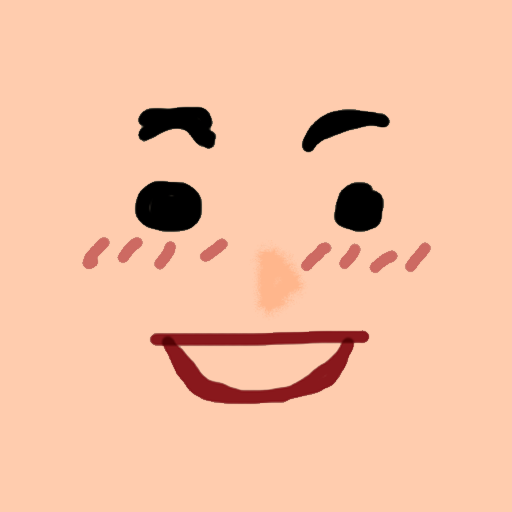
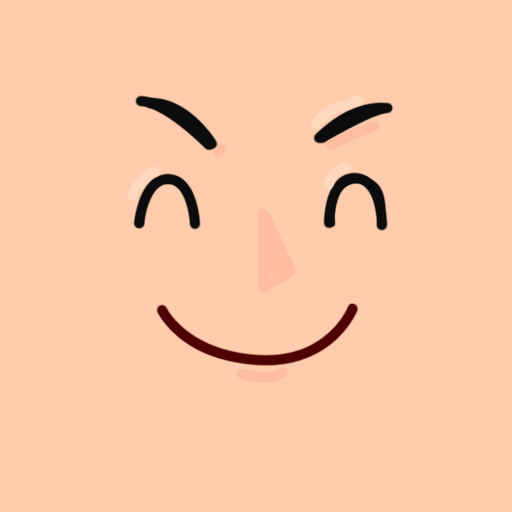
Two versions of the same layered image (512 × 512). Layer-by-layer changes:
added layer "nose" above "smile" over [255,208,297,294]
added layer "smile" above "nothing" over [125,95,394,384]
hid "Layer 1", opacity 100% → 30%, painted on it over [82,95,432,405]
